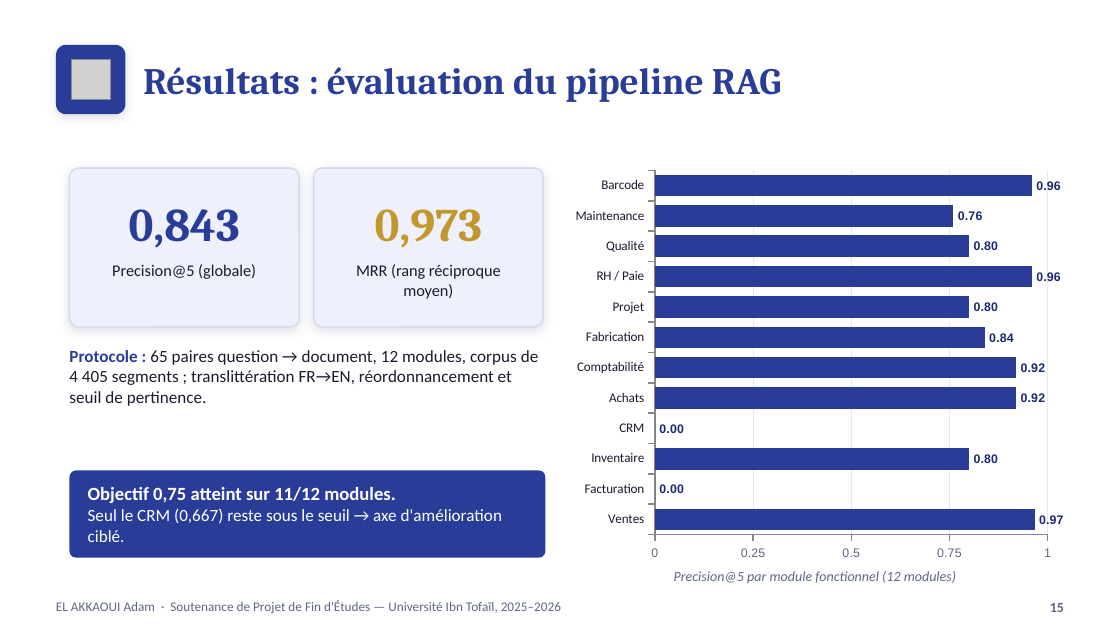
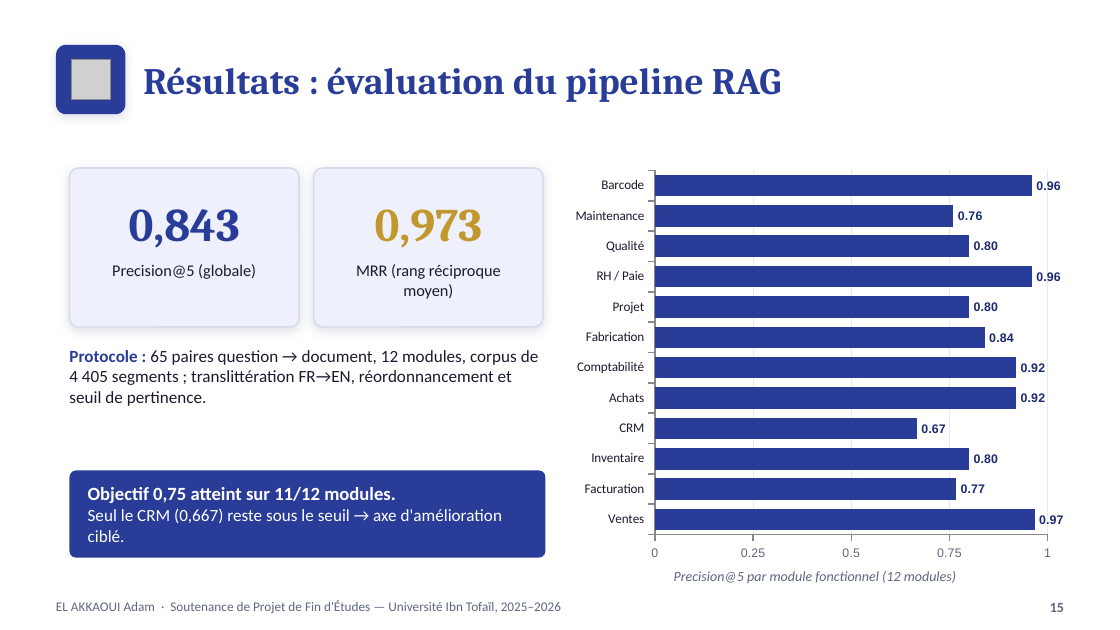
Before and after one commit to adamelakkaoui/final-year-intern-intelligent-multi-agent-system-for-odoo-19, a slide deck: slide 15 of presentations/odoo-mas-defense-fr.pptx. Drawn at 1120x630 pixels with LibreOffice and Linux fonts; fonts in the diff are those of the drawing; grey boxes stand for pictures. Boxes give left, top, right and bottom in pixels: in the first picture for what was removed or moved away, otherwise in the second. Text is boxed around its words. In the diff, an @@ line names an element or a change of style, - is before the commit and + after.

```diff
--- a/presentations/odoo-mas-defense-fr.pptx
+++ b/presentations/odoo-mas-defense-fr.pptx
@@ bar chart at (x1=566, y1=162, x2=1064, y2=568) @@
@@ Series 1, Facturation: - to 0.77 @@
@@ Series 1, CRM: - to 0.67 @@
```
Also in this commit, not shown: 3 other files.
